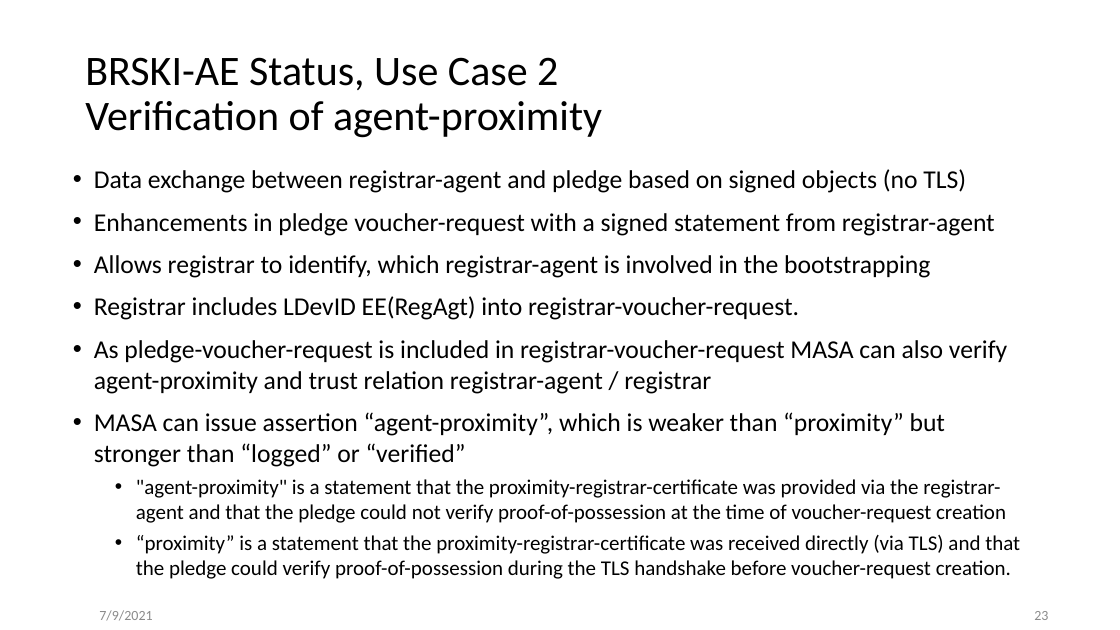
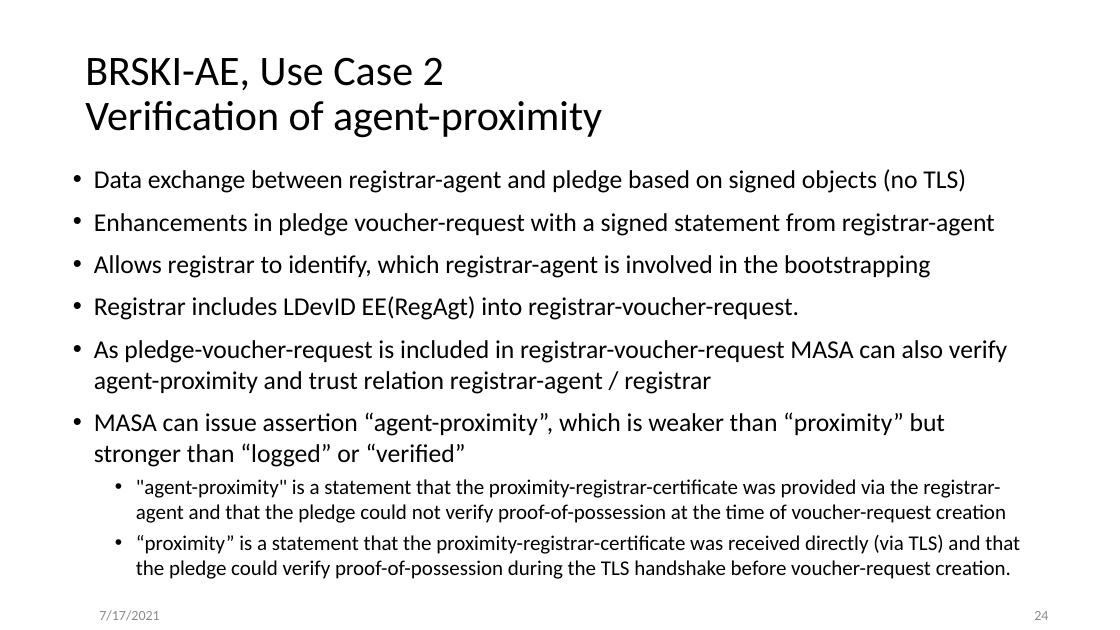
Before and after one commit to anima-wg/anima-brski-ae, a slide deck: slide 24 of presentations/slides-111-BRSKI-AE.pptx (slide 23 before the commit). Drawn at 1120x630 pixels with LibreOffice and Linux fonts; fonts in the diff are those of the drawing. Boxes give left, top, right and bottom in pixels: in the first picture for what was removed or moved away, otherwise in the second. Text is boxed around its words. In the diff, an @@ line names an element or a change of style, - is before the commit and + after.

Commit message:
updated slides with use case 2 specifics, included split proposal

```diff
--- a/presentations/slides-111-BRSKI-AE.pptx
+++ b/presentations/slides-111-BRSKI-AE.pptx
@@ title at (85, 57, 602, 138): text changed @@
-BRSKI-AE Status, Use Case 2
-Verification of agent-proximity
+BRSKI-AE, Use Case 2
+Verification of agent-proximity
@@ text at (99, 610, 159, 621): text changed @@
-7/9/2021
+7/17/2021
@@ page number at (1034, 611, 1048, 620): text changed @@
-23
+24
```
Also in this commit, not shown: 22 other slides changed, 2 slides added.
